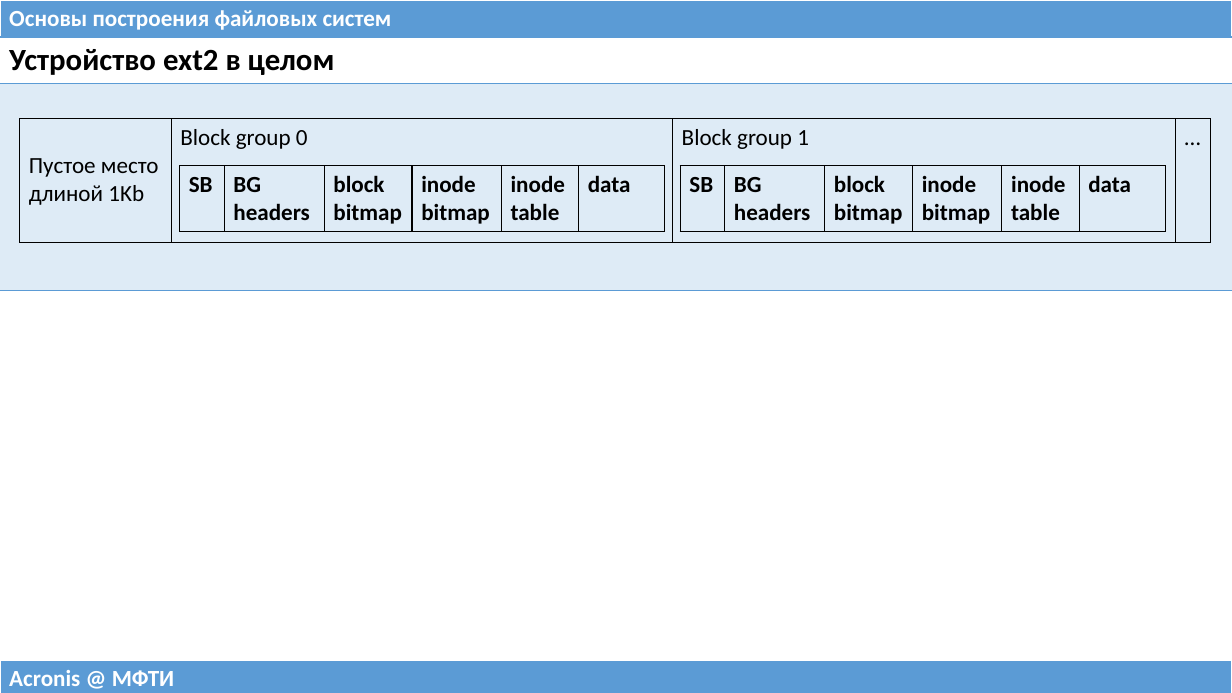
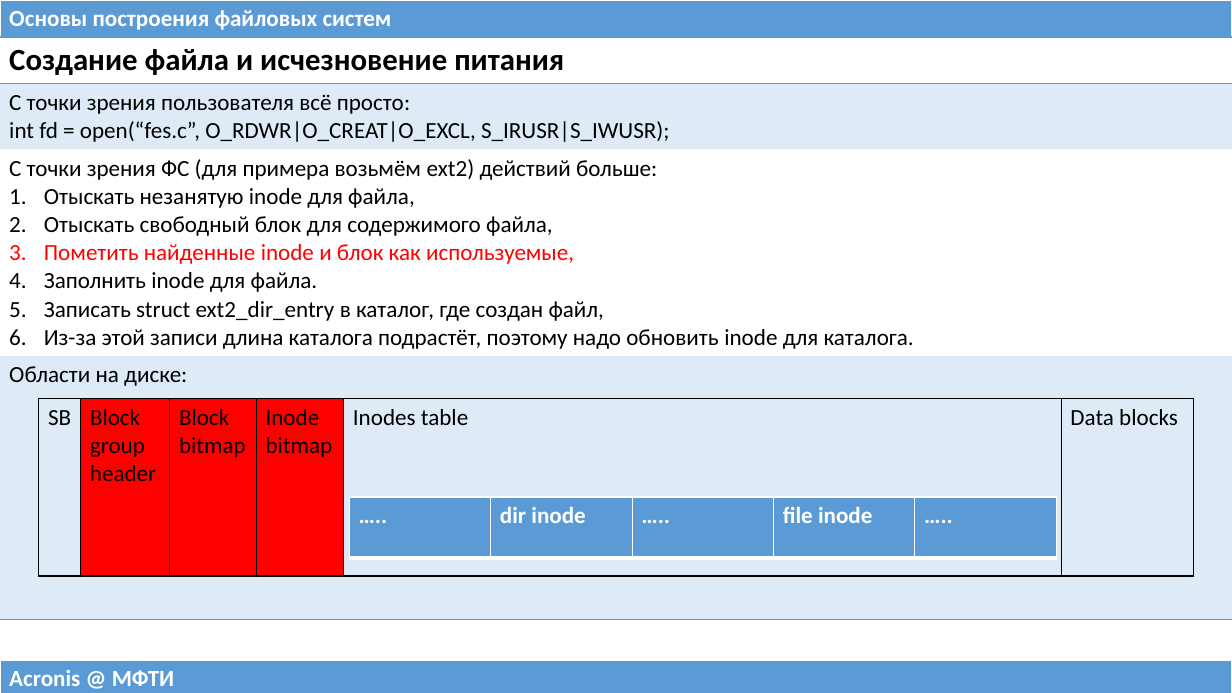
Before and after one commit to 75cc8545e7b021ed280ed0ef99fc7fc4/filesystems-101, a slide deck: slide 7 of talks/src/class04.pptx (slide 17 before the commit). Drawn at 1232x693 pixels with LibreOffice and Linux fonts; fonts in the diff are those of the drawing. Boxes give left, top, right and bottom in pixels: in the first picture for what was removed or moved away, otherwise in the second. Text is boxed around its words. In the diff, an @@ line names an element or a change of style, - is before the commit and + after.

```diff
--- a/talks/src/class04.pptx
+++ b/talks/src/class04.pptx
@@ table at (0, 37, 1232, 610) @@
-row 1: Устройство ext2 в целом
-row 2: 
+row 1: Создание файла и исчезновение питания
+row 2: С точки зрения пользователя всё просто: / int fd = open(“fes.c”, O_RDWR|O_CREAT|O_EXCL, S_IRUSR|S_IWUSR);
+row 3: С точки зрения ФС (для примера возьмём ext2) действий больше: / Отыскать незанятую inode для файла, / Отыскать свободный блок для содержимого файла, / Пометить найденные inode и блок как используемые, / Заполнить inode для файла. / Записать struct ext2_dir_entry в каталог, где создан файл, / Из-за этой записи длина каталога подрастёт, поэтому надо обновить inode для каталога.
+row 4: Области на диске:
@@ table removed at (19, 119, 1211, 243), 1 rows, 4 columns @@
-Пустое место длиной 1Kb | Block group 0 | Block group 1 | …
@@ table removed at (680, 165, 1165, 230), 1 rows, 6 columns @@
-SB | BG headers | block / bitmap | inode bitmap | inode table | data
@@ table at (39, 399, 1194, 577) @@
-row 1: SB | BG headers | block / bitmap | inode bitmap | inode table | data
+row 1: SB | Block group header | Block bitmap | Inode bitmap | Inodes table | Data blocks
@@ fill none to #FF0000 in 3 cells @@
@@ bold off in "SB" @@
@@ table: place and size @@
-table at (179, 165, 665, 230)
+table at (39, 399, 1194, 577)
@@ table added at (349, 497, 1056, 558), 1 rows, 5 columns @@
+….. | dir inode | ….. | file inode | …..
```
Also in this commit, not shown: 1 other slide changed, 33 slides added, 27 slides removed, 2 other files.
